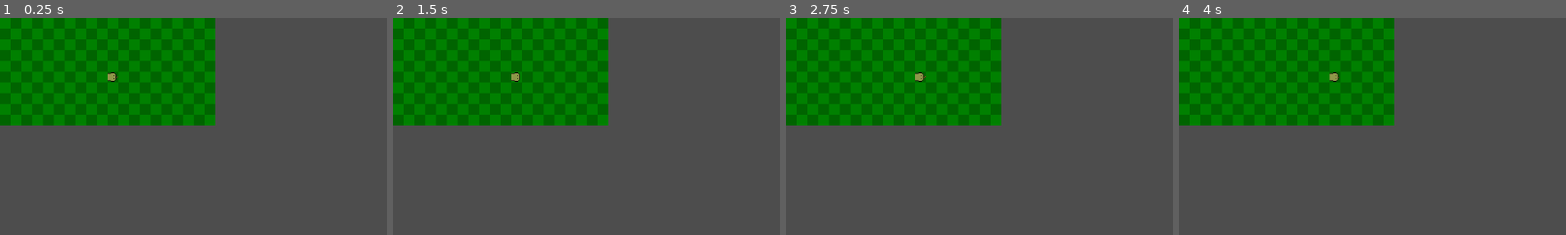
Above: before the commit, frames 1-4 (left to right).
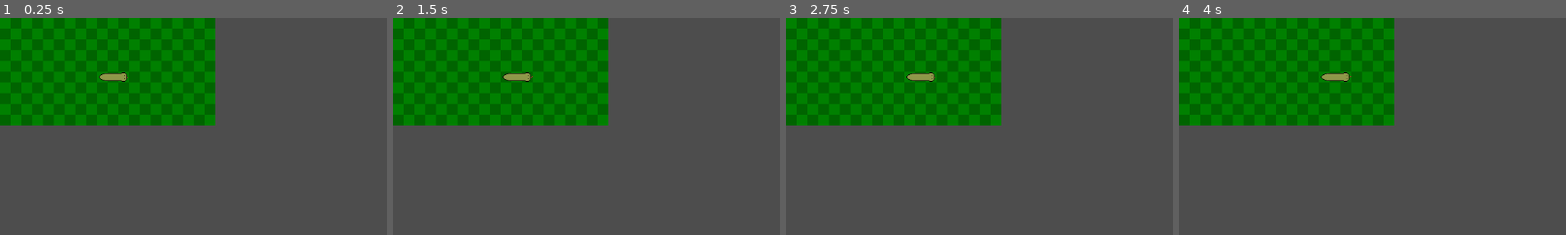
Above: after the commit, the same moments.

Repository: iTzFireFoxX/Godot-Snake
Game: Godot game, scene res://scenes/Mundo.tscn
Same seed, same stepped clock (60 frames per second), same inputs: the game is played once before the commit and once after it.
Inputs:
- Up to frame 1 (0.25 s): no input
- Up to frame 2 (1.5 s): tap Enter at 0.5 s; tap Space at 1.25 s
- Up to frame 3 (2.75 s): no input
- Up to frame 4 (4 s): tap Enter at 2.75 s; tap Space at 3.5 s
The pictures show only the part of the screen within x 0-50%, y 0-50%; the shares and areas given below are measured in that part.

The runs differ from the first frame. In frame 1, 0.2% of the frame differs, in the area x 25-34%, y 25-30%; in frame 2, 0.2%; in frame 3, 0.2%; in frame 4, 0.2%, in the area x 36-45%, y 25-30%.

Commit message:
Dibujado de la serpiente en pantalla y sprites temporales

Diff:
--- a/scenes/Player.tscn
+++ b/scenes/Player.tscn
@@ -35,15 +35,14 @@
 "texture": SubResource("AtlasTexture_mdl7e")
 }],
 "loop": true,
-"name": &"default",
+"name": &"head_animation",
 "speed": 5.0
 }]
 
 [node name="Player" type="Node2D"]
 script = ExtResource("2_v6fml")
 
-[node name="AnimatedSprite2D" type="AnimatedSprite2D" parent="."]
+[node name="Head" type="AnimatedSprite2D" parent="."]
 sprite_frames = SubResource("SpriteFrames_qu4a1")
-frame = 1
-frame_progress = 0.42248288
+animation = &"head_animation"
 centered = false
--- a/scenes/scripts/mundo.gd
+++ b/scenes/scripts/mundo.gd
@@ -1,19 +1,19 @@
 extends Node2D
 
 
-var t_mapa: Vector2i = Vector2i(20, 10) # Definir tamaño del mapa (temporal)
-var t_casilla: int = 16 # Definir tamaño de las casillas en pixeles
+var map_size: Vector2i = Vector2i(20, 10) # Definir tamaño del mapa (temporal)
+var cell_size: int = 16 # Definir tamaño de las casillas en pixeles
 
 func _ready():
 	queue_redraw()
 
 func _draw():
 	# Dibujar el mapa en base al tamaño definido anteriormente
-	for ancho in range(t_mapa.x):
-		for alto in range(t_mapa.y):
-			var pos = Vector2i(ancho * t_casilla, alto * t_casilla)
+	for x in range(map_size.x):
+		for y in range(map_size.y):
+			var pos = Vector2i(x * cell_size, y * cell_size)
 			# Dibujar las casillas de manera intercalada
-			if ancho % 2 == alto % 2:
-				draw_rect(Rect2(pos, Vector2i(t_casilla, t_casilla)), Color.WEB_GREEN, true)
+			if x % 2 == y % 2:
+				draw_rect(Rect2(pos, Vector2i(cell_size, cell_size)), Color.WEB_GREEN, true)
 			else:
-				draw_rect(Rect2(pos, Vector2i(t_casilla, t_casilla)), Color.DARK_GREEN, true)
+				draw_rect(Rect2(pos, Vector2i(cell_size, cell_size)), Color.DARK_GREEN, true)
--- a/scenes/scripts/player.gd
+++ b/scenes/scripts/player.gd
@@ -1,20 +1,71 @@
 extends Node2D
 
-var pos : Vector2i = Vector2i(10, 5) # Comenzar en el centro
-var dir : Vector2i = Vector2i.RIGHT # Comenzar moviendo hacia la derecha
+
 var timer : float = 0.0 # Contar el tiempo
-var move_time : float = 1 # Intervalo de movimiento
+var move_time : float = 1.0 # Intervalo de movimiento en segundos
+# Serpiente inicial tamaño 3
+var snake: Array = [
+	[Vector2i(11, 5), Vector2i.RIGHT],
+	[Vector2i(10, 5), Vector2i.RIGHT],
+	[Vector2i(9, 5), Vector2i.RIGHT]
+]
 
-@onready var anim = $AnimatedSprite2D
+
+# Definir sprites
+@onready var head_animation = $Head # Temporal (placeholder)
+var body_sprite = preload("res://assets/sprites/snake_body.png") # Temporal (placeholder)
+var corner_sprite = preload("res://assets/sprites/snake_corner.png") # Temporal (placeholder)
+var tail_sprite = preload("res://assets/sprites/snake_tail.png") # Temporal (placeholder)
+
 
 func _ready():
-    position = pos * 16
+	drawSprite()
+	head_animation.play("head_animation") # Animacion de la cabeza de la serpiente
 
 func _process(delta):
-    timer += delta
-    if timer >= move_time:
-        timer = 0.0
-        pos += dir
-        position = pos * 16
+	timer += delta
+	if timer >= move_time:
+		timer = 0.0
+		delSprites()
+		updateSnakePos()
+		drawSprite()
 
-    anim.play("default")
+
+func updateSnakePos(): # Actualiza la posicion en la celda de cada parte de la serpiente sumando su posicion actual con su direccion
+	for i in snake:
+		i[0] += i[1]
+
+func updateSpritePos(sprite, pos): # Actualiza la posicion en la pantalla de un sprite
+	sprite.position = pos * 16
+
+func drawSprite(): # Dibuja los sprites de cada parte de la serpiente en la pantalla
+		for i in range(snake.size()):
+			if i == 0:
+				updateSpritePos(head_animation, snake[0][0])
+				updateSpriteDir(head_animation, snake[0][1])
+			else:
+				var sprite = Sprite2D.new()
+				if i == (snake.size() - 1):
+					sprite.texture = tail_sprite
+				else:
+					sprite.texture = body_sprite
+				sprite.centered = false
+				updateSpritePos(sprite, snake[i][0])
+				updateSpriteDir(sprite, snake[i][1])
+				add_child(sprite)
+
+func updateSpriteDir(sprite, dir): # Actualiza la direccion de un sprite
+	match dir:
+		Vector2i.RIGHT:
+			sprite.rotation_degrees = 0
+		Vector2i.DOWN:
+			sprite.rotation_degrees = 90
+		Vector2i.LEFT:
+			sprite.rotation_degrees = 180
+		Vector2i.UP:
+			sprite.rotation_degrees = -90
+
+func delSprites(): # Borra todos los Sprite2D antiguos
+	for i in get_children():
+		if i is Sprite2D:
+			i.queue_free()
Binary file added: assets/sprites/snake_body.png
Binary file added: assets/sprites/snake_corner.png
Binary file added: assets/sprites/snake_tail.png
